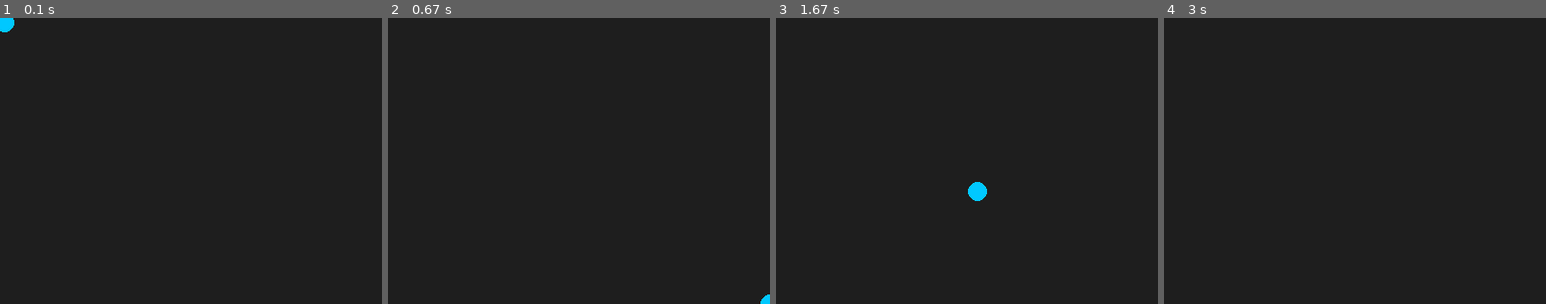
Above: before the commit, frames 1-4 (left to right).
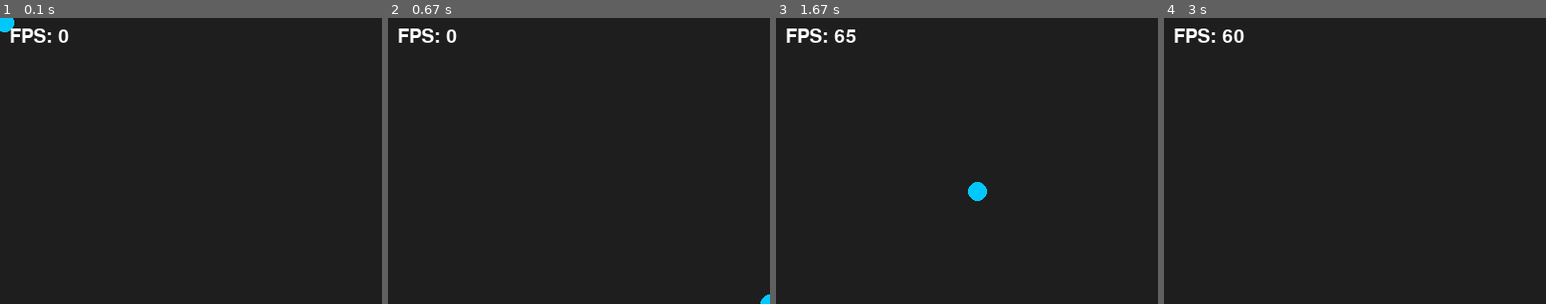
Above: after the commit, the same moments.

Repository: noapoleon/pygame_test
Game: pygame game, started from pygame_test.py
The game is run twice, just before and just after one commit, with the same random seed, the same clock (stepped at 60 frames per second) and the same inputs.
Inputs (mouse positions are % of the whole screen's width and height, from its top left):
- Up to frame 1 (0.1 s): no input
- Up to frame 2 (0.67 s): click (50, 50) at 0.38 s
- Up to frame 3 (1.67 s): click (60, 72) at 0.72 s; click (87, 85) at 1.05 s; click (26, 30) at 1.38 s
- Up to frame 4 (3 s): click (50, 62) at 1.72 s; click (36, 29) at 2.05 s; click (85, 76) at 2.38 s; click (18, 60) at 2.72 s
The pictures show only the part of the screen within x 0-50%, y 0-50%; the shares and areas given below are measured in that part.

The runs differ from the first frame. In frame 1, 0.4% of the frame differs, in the area x 2-18%, y 3-9%; in frame 2, 0.4%; in frame 3, 0.5%; in frame 4, 0.5%, in the area x 2-21%, y 3-9%.

Commit message:
added pyinstaller build to workflow, python deps files and renamed script

Diff:
--- a/multitest.py
+++ b/pygame_test.py
@@ -1,17 +1,22 @@
 #!/usr/bin/env python
 
 import pygame
+import time
 
 def main(width: int, height: int):
     # init pygame
     pygame.init()
     screen = pygame.display.set_mode((width, height))
     pygame.display.set_caption("Game Test")
+    font = pygame.font.SysFont(None, 30)
 
     # clock for FPS control
     clock = pygame.time.Clock()
 
     # loop
+    fps = 0
+    frames = 0
+    last = time.time()
     running = True
     while running:
         # Event handling
@@ -22,21 +27,25 @@
         # get current mouse position
         x, y = pygame.mouse.get_pos()
 
-
         # --- Drawing ---
         # Fill screen with dark grey
         screen.fill((30,30,30))
         # Draw circle as cyan circle
         pygame.draw.circle(screen, (0, 200, 255),  (x, y), 10)
+        # fps counter
+        frames += 1
+        if (time.time() - last >= 1.0):
+            fps = frames
+            frames = 0
+            last = time.time()
+        fps_text = font.render(f"FPS: {fps}", True, (255, 255, 255))
+        screen.blit(fps_text, (10, 10))
 
-
+        # Limit fps
+        # clock.tick(60)
 
         # Update display
         pygame.display.flip()
-
-        # Limit to 60 frames per second
-        # clock.tick(60)
-
     pygame.quit()
 
 
Not shown, changed: Pipfile
Not shown, added: requirements.txt
Not shown, changed: .github/workflows/test-build.yml
Not shown, added: .gitignore
Not shown, added: Pipfile.lock
